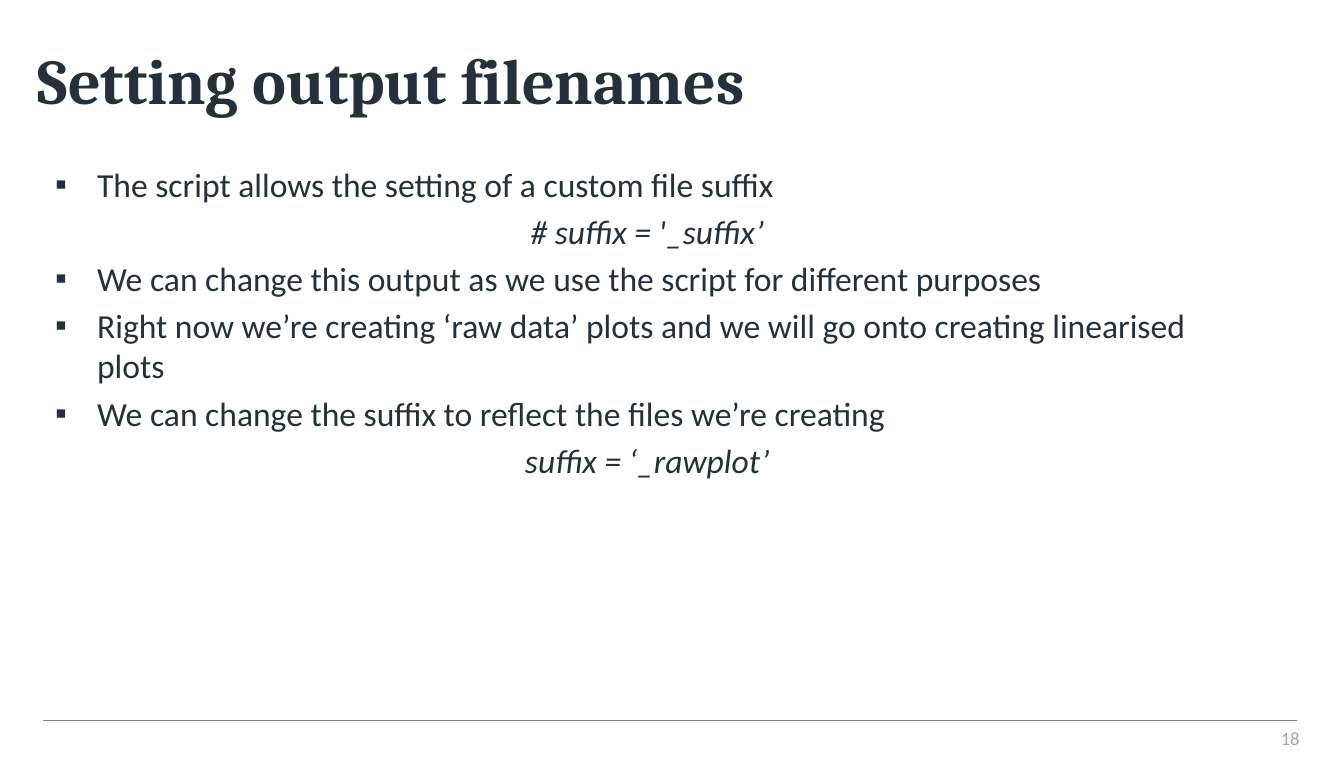
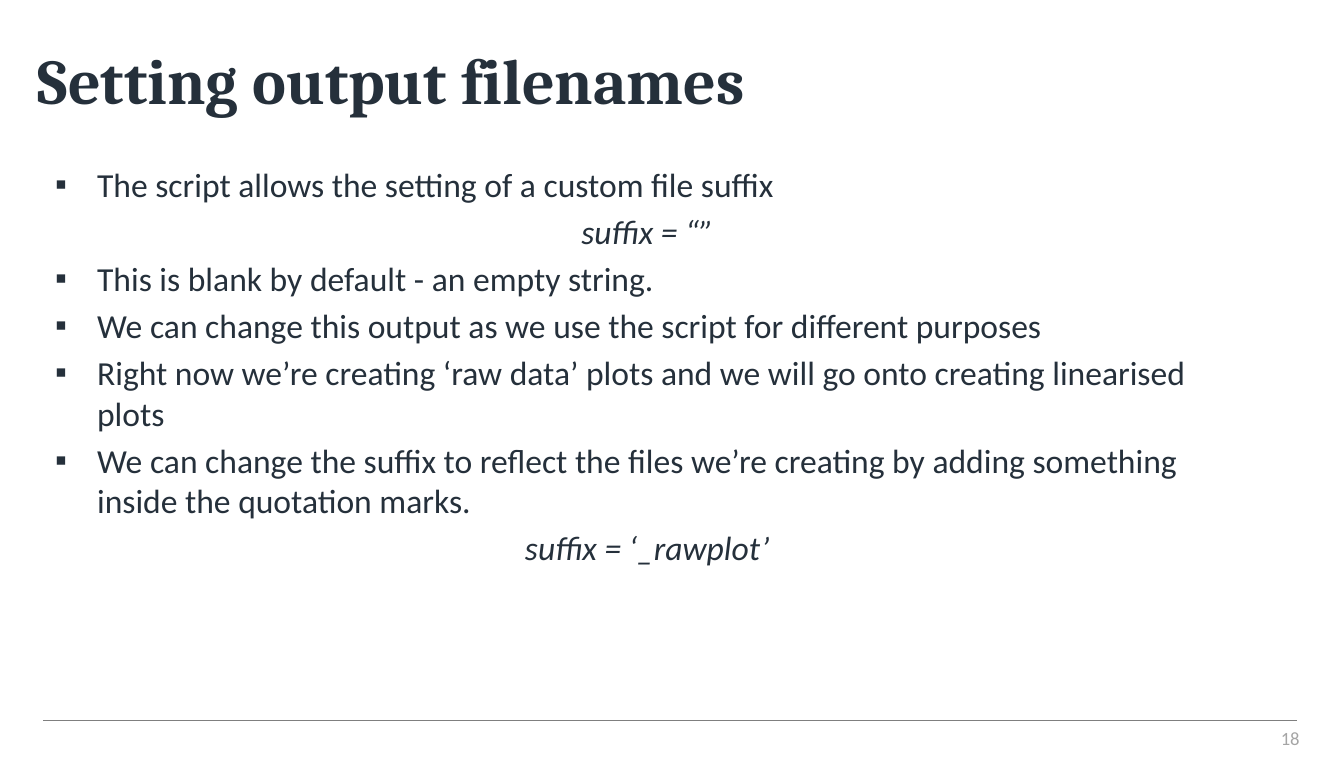
Before and after one commit to alanmlewis/ProgrammingforChem, a slide deck: slide 18 of Y1_Kinetics/Kinetics with Python.pptx. Drawn at 1344x757 pixels with LibreOffice and Linux fonts; fonts in the diff are those of the drawing; background and template pictures are left out. Boxes give left, top, right and bottom in pixels: in the first picture for what was removed or moved away, otherwise in the second. Text is boxed around its words. In the diff, an @@ line names an element or a change of style, - is before the commit and + after.

Commit message:
Update PPTX to reflect changes to plot.py

```diff
--- a/Y1_Kinetics/Kinetics with Python.pptx
+++ b/Y1_Kinetics/Kinetics with Python.pptx
@@ text at (97, 220, 653, 297): text changed; italic off @@
-# suffix = '_suffix’
+suffix = “”
+▪ This is blank by default - an empty string.
@@ text at (97, 449, 1177, 519): text changed @@
-▪ We can change the suffix to reflect the files we’re creating
+▪ We can change the suffix to reflect the files we’re creating by adding something inside the quotation marks.
```
Also in this commit, not shown: 4 other slides changed.
